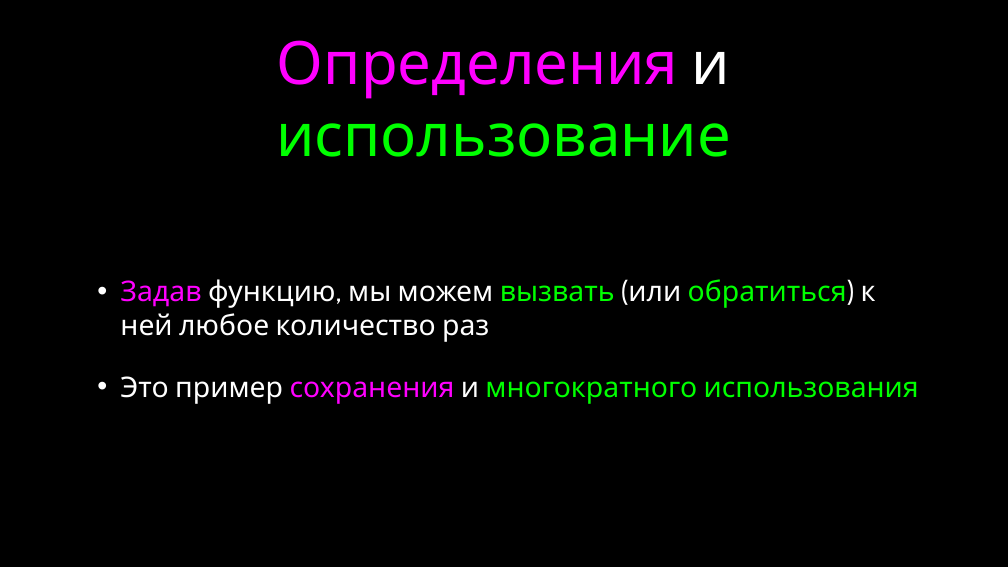
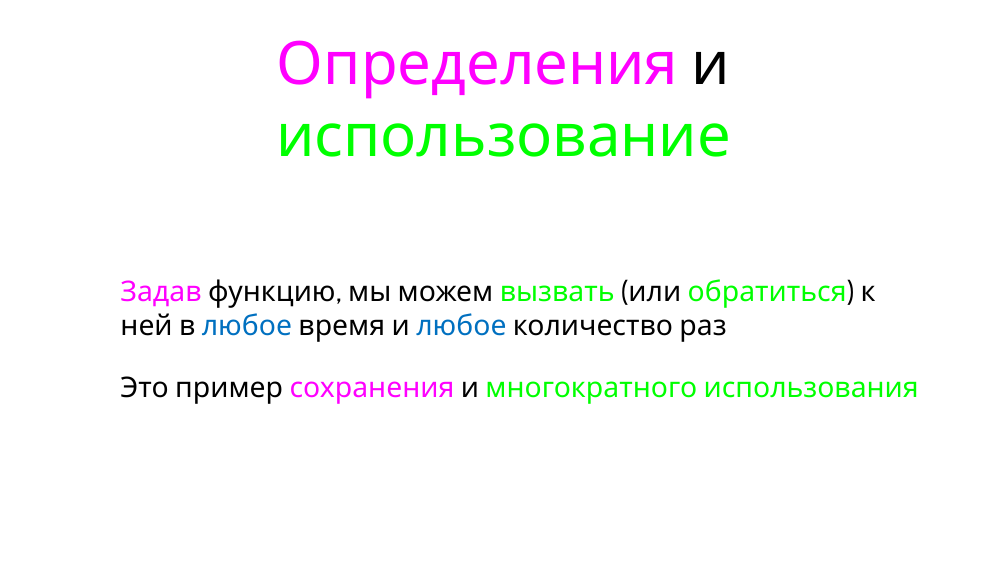
Before and after one commit to maxchv/LearnPython, a slide deck: slide 25 of week04/Functions.pptx (slide 16 before the commit). Drawn at 1008x567 pixels with LibreOffice and Linux fonts; fonts in the diff are those of the drawing. Boxes give left, top, right and bottom in pixels: in the first picture for what was removed or moved away, otherwise in the second. Text is boxed around its words. In the diff, an @@ line names an element or a change of style, - is before the commit and + after.

```diff
--- a/week04/Functions.pptx
+++ b/week04/Functions.pptx
@@ background #000000 to #FFFFFF @@
@@ title "Определения и использование" at (x1=276, y1=40, x2=731, y2=157): text colour #FFFFFF to #000000 in "и" @@
@@ text at (x1=120, y1=279, x2=876, y2=342): text changed; text colour #FFFFFF to #000000 @@
-• Задав функцию, мы можем вызвать (или обратиться) к ней любое количество раз
+• Задав функцию, мы можем вызвать (или обратиться) к ней в любое время и любое количество раз
@@ text at (x1=120, y1=376, x2=919, y2=404): text colour #FFFFFF to #000000 in "Это пример и" @@
```
Also in this commit, not shown: 18 other slides changed, 15 slides added, 2 slides removed.
